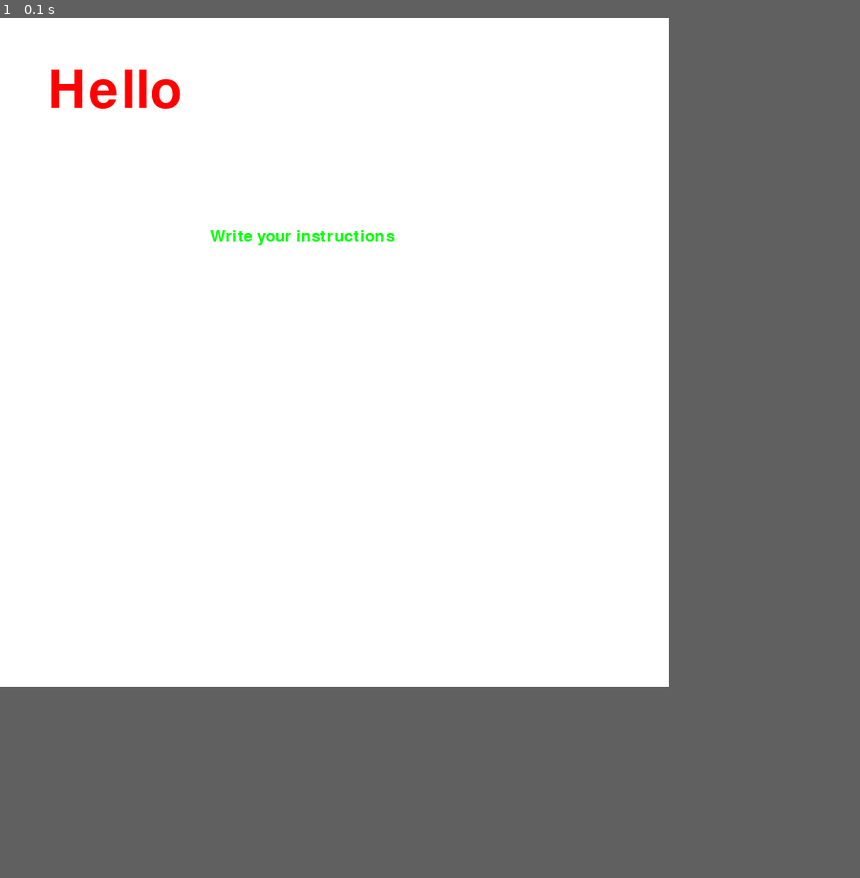
Above: before the commit, frame 1.
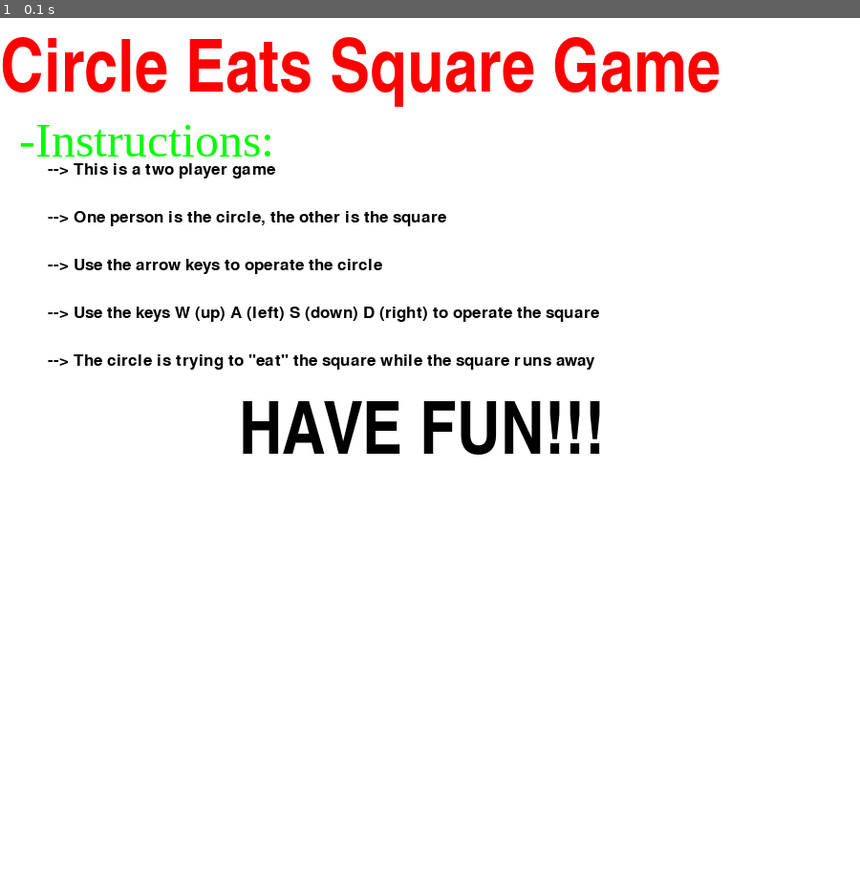
Above: after the commit, the same moment.

Repository: VarunM25/Varun_GameDesign
Game: pygame game, started from learningfont.py
Two runs of this game, one before a commit and one after it. Both use one fixed random seed, a clock stepped at 60 frames per second and the inputs below.
Inputs:
- Up to frame 1 (0.1 s): no input
In our replay, the window is 700x700 before the commit and 900x900 after it. These sizes can differ from the game's own. Grey fills any space a smaller window leaves; there, only what the larger window draws over its background counts as a difference.

The runs differ from the first frame. In frame 1, 5.7% of the frame differs, in the area x 0-84%, y 2-51%.

Commit message:
instructions

Diff:
--- a/learningfont.py
+++ b/learningfont.py
@@ -2,19 +2,31 @@
 import pygame, time
 
 pygame.init()
-wind =pygame.display.set_mode((700,700))
+wind =pygame.display.set_mode((900,900))
 pygame.display.set_caption('Font Testing')
 
 
 #Creating different types of fonts
 
-TITLE_FNT=pygame.font.SysFont('comicsans', 80)
-MENU_FNT = pygame.font.SysFont('comicsans', 40)
+TITLE_FNT=pygame.font.SysFont('Impact', 70)
+MENU_FNT = pygame.font.SysFont('times new roman', 50)
 INSTRUCTIONS_FNT = pygame.font.SysFont('comicsans', 25)
-text= TITLE_FNT.render('Hello', 1, (255,0,0))
+text= TITLE_FNT.render('Circle Eats Square Game', 1, (255,0,0))
 wind.fill((255,255,255))
-wind.blit(text,(50,50))
-text= INSTRUCTIONS_FNT.render('Write your instructions', 1, (0,255,0))
-wind.blit(text,(220,220))
+wind.blit(text,(0,20))
+text= MENU_FNT.render('-Instructions:', 1, (0,255,0))
+wind.blit(text,(20,100))
+text= INSTRUCTIONS_FNT.render('--> This is a two player game', 1, (0,0,0))
+wind.blit(text,(50,150))
+text= INSTRUCTIONS_FNT.render('--> One person is the circle, the other is the square', 1, (0,0,0))
+wind.blit(text,(50,200))
+text= INSTRUCTIONS_FNT.render('--> Use the arrow keys to operate the circle', 1, (0,0,0))
+wind.blit(text,(50,250))
+text= INSTRUCTIONS_FNT.render('--> Use the keys W (up) A (left) S (down) D (right) to operate the square', 1, (0,0,0))
+wind.blit(text,(50,300))
+text= INSTRUCTIONS_FNT.render('--> The circle is trying to "eat" the square while the square runs away', 1, (0,0,0))
+wind.blit(text,(50,350))
+text= TITLE_FNT.render('HAVE FUN!!!', 1, (0,0,0))
+wind.blit(text,(250,400))
 pygame.display.update()
 pygame.time.delay(10000)
